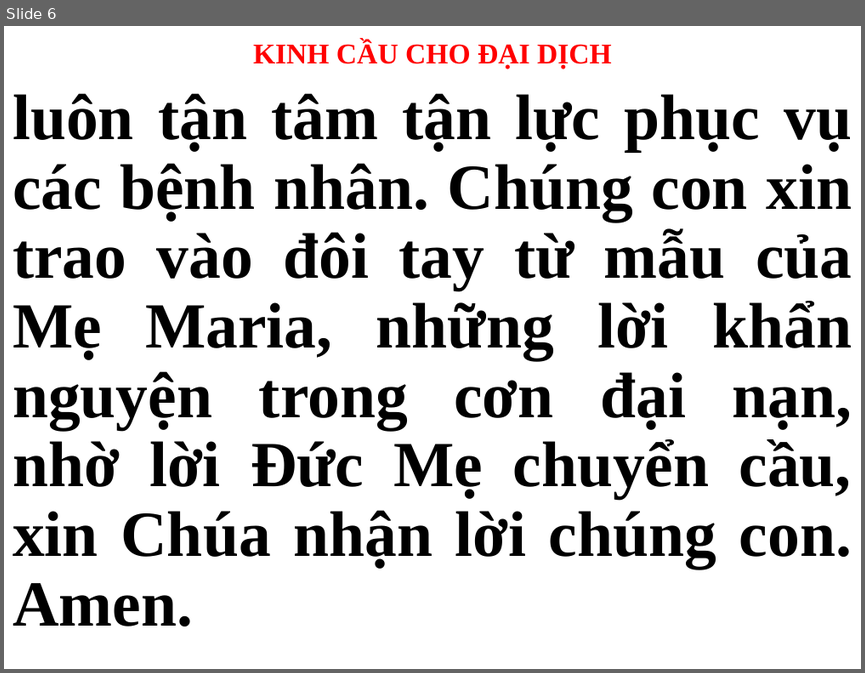
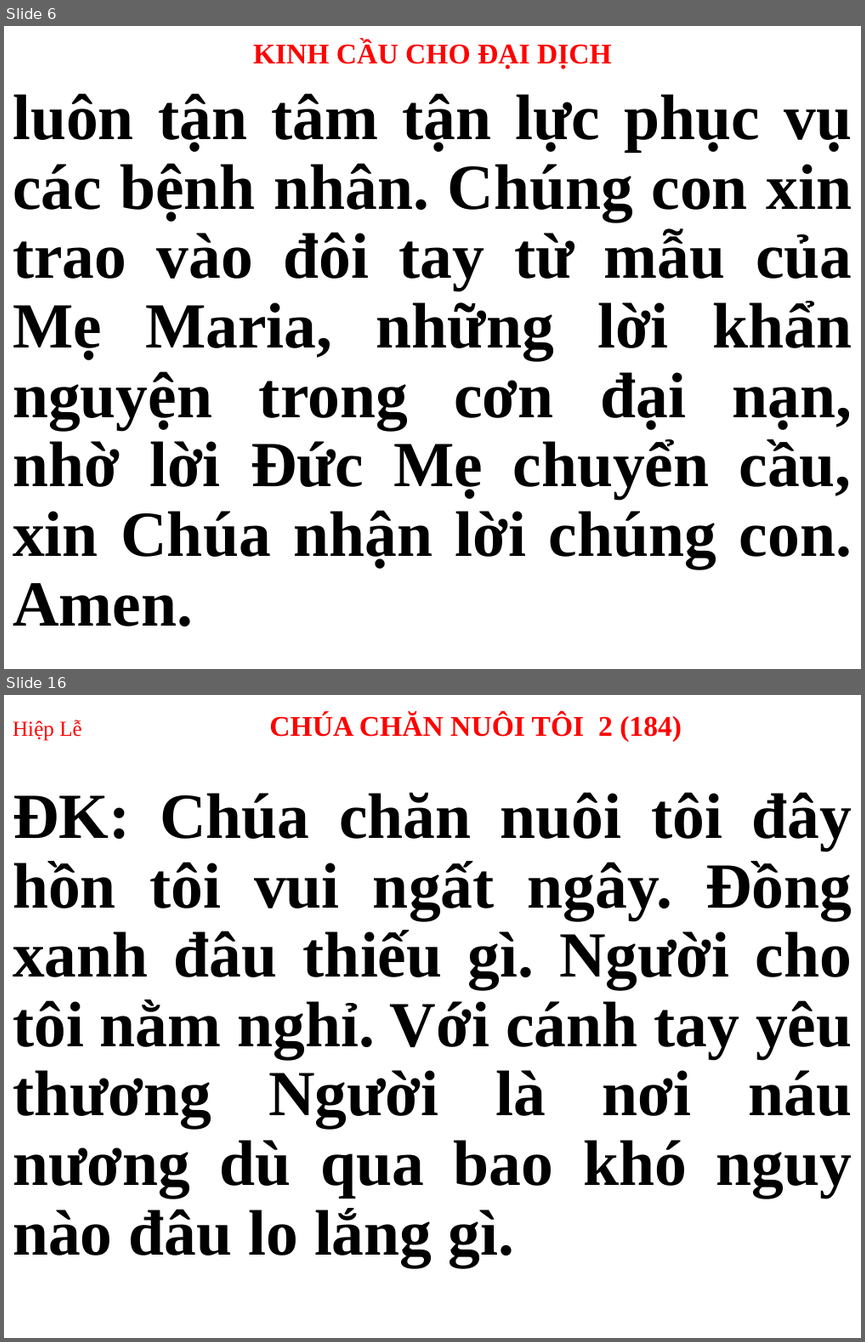
Before and after one commit to webfullstack99/usb-songs, a slide deck: Thứ 3.pptx. Shown one above the other, each under a label of ours: slide 6 before the commit, slides 6 and 16 after it; the slides between them are not shown. The pictures are 865x673 and 865x1342 pixels, drawn with LibreOffice and Linux fonts; fonts in the diff are those of the drawing. Boxes give left, top, right and bottom in pixels: in the first picture for what was removed or moved away, otherwise in the second. Text is boxed around its words. In the diff, an @@ line names an element or a change of style, - is before the commit and + after.

```diff
--- a/Thứ 3.pptx
+++ b/Thứ 3.pptx
@@ slide 16 added at (4,695,861,1338), background #FFFFFF @@
@@ title added at (12,713,681,741), 24 pt, text #FF0000, bold @@
+Hiệp Lễ CHÚA CHĂN NUÔI TÔI 2 (184)
@@ subtitle added at (12,792,852,1267), 54 pt, text #000000, bold @@
+ĐK: Chúa chăn nuôi tôi đây hồn tôi vui ngất ngây. Đồng xanh đâu thiếu gì. Người cho tôi nằm nghỉ. Với cánh tay yêu thương Người là nơi náu nương dù qua bao khó nguy nào đâu lo lắng gì.
```
Also in this commit, not shown: 2 slides changed, 14 other slides added, 14 slides removed.
